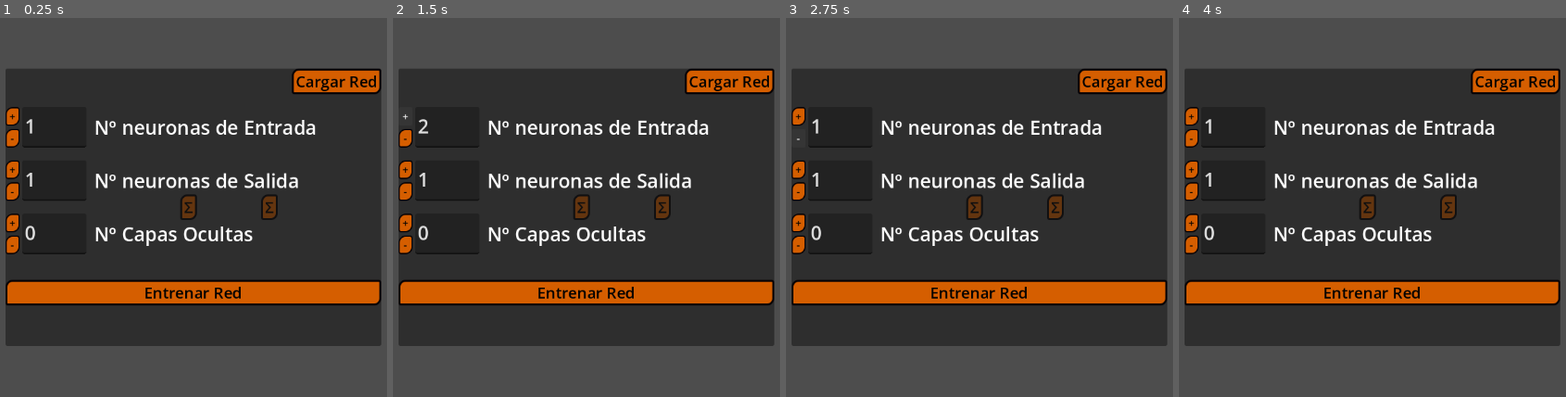
Above: before the commit, frames 1-4 (left to right).
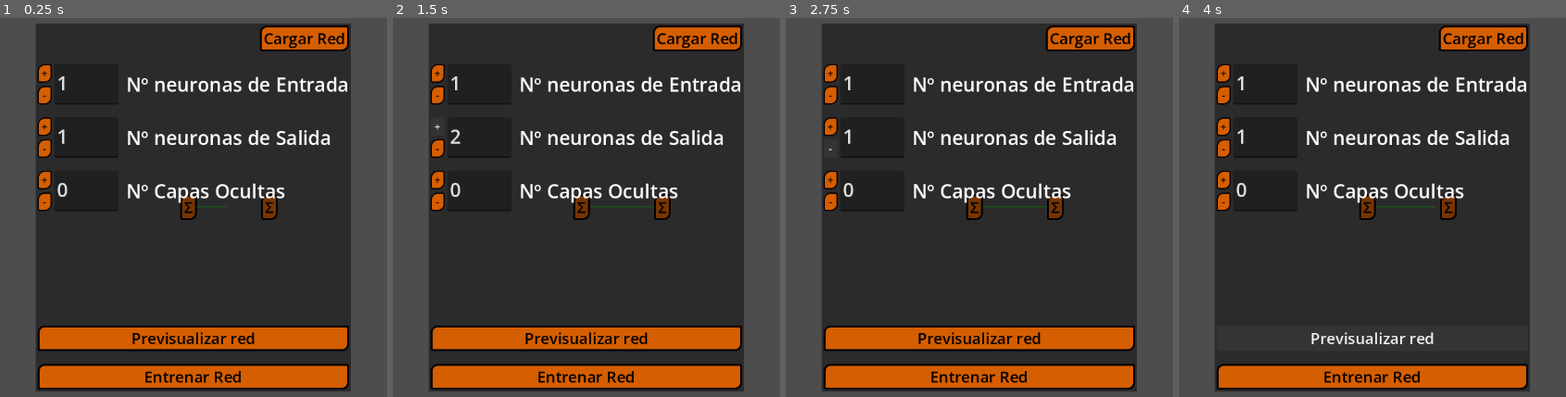
Above: after the commit, the same moments.

Repository: HectorAldao/visualizing_machine_learning
Game: Godot game, scene res://scenes/views/nn_view/nn_view.tscn
Same seed, same stepped clock (60 frames per second), same inputs: the game is played once before the commit and once after it. This scene is started directly instead of the project's main scene.
Inputs (mouse positions are in pixels of both pictures, inside the frame that each line leads up to):
- Up to frame 1 (0.25 s): no input
- Up to frame 2 (1.5 s): click "Cargar Red" at 0.5 s; click "+" at 1.25 s
- Up to frame 3 (2.75 s): click "-" at 2 s
- Up to frame 4 (4 s): click "Entrenar Red" at 2.75 s; click (1372, 336) at 3.5 s, where only the run after the commit has a clickable "Previsualizar red"

The runs differ from the first frame. In frame 1, 47% of the frame differs, in the area x 1-99%, y 1-99%; in frame 2, 47%; in frame 3, 47%; in frame 4, 43%.
Error before the commit: Invalid access to property or key 'update_conections' on a base object of type 'Node (signals_observer.gd)'. (res://scenes/objects/nn/dense_conection_container…

Commit message:
feat: ready nn creation

Diff:
--- a/godot_project/scenes/interface/nn/create_nn_menu/create_nn_menu.gd
+++ b/godot_project/scenes/interface/nn/create_nn_menu/create_nn_menu.gd
@@ -18,7 +18,6 @@
 				for child in c.get_children():
 					c.remove_child(child)
 					child.queue_free()
-				continue
 
 			else:
 				#var plus_button: Button = c.get_child(0).get_child(0)
@@ -36,7 +35,13 @@
 
 func _on_button_pressed(which: String) -> void:
 	print("[LOG] Signal 'create nn menu button' emited by %s" % which)
-	SignalsObserver.create_nn_menu_button.emit(which)
+	match which:
+		"LoadButton":
+			SignalsObserver.load_nn.emit()
+		"ReloadButton":
+			SignalsObserver.reload_nn.emit()
+		"StartButton":
+			SignalsObserver.train_nn.emit()
 
 
 ## When the text is changed, there must change 1 or 2 things.
@@ -57,19 +62,19 @@
 
 			num_of_wanted_layers = _check_wanted(num_of_wanted_layers, textedit, 1)
 
-			Variables.nn[0] = int(num_of_wanted_layers)
+			Variables.nn_tmp[0] = int(num_of_wanted_layers)
 
 		"NeuronsOut":
 
 			num_of_wanted_layers = _check_wanted(num_of_wanted_layers, textedit, 1)
 
-			Variables.nn[-1] = int(num_of_wanted_layers)
+			Variables.nn_tmp[-1] = int(num_of_wanted_layers)
 
 		"Layers":
 
 			num_of_wanted_layers = _check_wanted(num_of_wanted_layers, textedit, 0)
 
-			var old_num_of_hidden_layers: int = Variables.nn.size() - 2  # Minus the in-layer and out-layer
+			var old_num_of_hidden_layers: int = Variables.nn_tmp.size() - 2  # Minus the in-layer and out-layer
 
 			# Because the number can be changed by hand (not peressing the plus and minus)
 			# the amount of times that the change must be called is not predecible
@@ -98,7 +103,7 @@
 					new_neurons_layer.add_child(submenu_neurons_in_layer)
 
 					# Then, the dictionary is uptaded
-					Variables.nn[new_submenu_neuron_id] = 0
+					Variables.nn_tmp[new_submenu_neuron_id] = 0
 
 			# If layers were deleted
 			elif num_of_neurons_changed < 0:
@@ -123,7 +128,7 @@
 					submenu_neurons_in_layer_to_remove.queue_free()
 
 					# And the dictionary is updated
-					Variables.nn.erase(submenu_neuron_id_to_remove)
+					Variables.nn_tmp.erase(submenu_neuron_id_to_remove)
 
 			else:
 				# This print is only to check if the "text_changed" signal is emited
--- a/godot_project/scenes/interface/nn/create_nn_menu/create_nn_menu.tscn
+++ b/godot_project/scenes/interface/nn/create_nn_menu/create_nn_menu.tscn
@@ -5,8 +5,8 @@
 [ext_resource type="PackedScene" uid="uid://e7nvan78e0pf" path="res://scenes/interface/nn/layers_in_neuron_submenu/neurons_in_layer.tscn" id="3_e6v37"]
 
 [node name="CreateNnMenu" type="PanelContainer" unique_id=677229503]
-offset_right = 585.0
-offset_bottom = 432.0
+offset_right = 491.0
+offset_bottom = 573.0
 script = ExtResource("1_hvrol")
 
 [node name="VBoxContainer" type="VBoxContainer" parent="." unique_id=2054348601]
@@ -109,11 +109,16 @@
 text = " Nº Capas Ocultas"
 
 [node name="NewNeuronsLayer" type="HBoxContainer" parent="VBoxContainer" unique_id=793557005]
+custom_minimum_size = Vector2(0, 138)
 layout_mode = 2
 
 [node name="NeuronsInLayer" parent="VBoxContainer/NewNeuronsLayer" unique_id=1166179227 instance=ExtResource("3_e6v37")]
 layout_mode = 2
 
+[node name="ReloadButton" type="Button" parent="VBoxContainer" unique_id=670981445]
+layout_mode = 2
+text = "Previsualizar red"
+
 [node name="StartButton" type="Button" parent="VBoxContainer" unique_id=1133381881]
 layout_mode = 2
 text = "Entrenar Red"
--- a/godot_project/scenes/interface/nn/layers_in_neuron_submenu/neurons_in_layer.gd
+++ b/godot_project/scenes/interface/nn/layers_in_neuron_submenu/neurons_in_layer.gd
@@ -30,33 +30,33 @@
 ## Called when the pluss button is pressed
 func _on_plus_pressed() -> void:
 	# The nn dictionary must have the key (just yo be sure)
-	if Variables.nn.has(neuron_id):
+	if Variables.nn_tmp.has(neuron_id):
 		# And then check if its going to exceed the limits
-		if Variables.nn[neuron_id] < Constants.NN_LIMITS.max_neurons:
+		if Variables.nn_tmp[neuron_id] < Constants.NN_LIMITS.max_neurons:
 			# If not, all its okey
 			textedit.text = str(int(textedit.text) + 1)
 			textedit.text_changed.emit()
 
-			#Variables.nn[neuron_id] += 1
-
 
 func _on_minus_pressed() -> void:
 	# The nn dictionary must have the key (just yo be sure)
-	if Variables.nn.has(neuron_id):
+	if Variables.nn_tmp.has(neuron_id):
 		# And then check if its going to exceed the limits
-		if Variables.nn[neuron_id] > 1:
+		if Variables.nn_tmp[neuron_id] > 1:
 			# If not, all its okey
 			textedit.text = str(int(textedit.text) - 1)
 			textedit.text_changed.emit()
-
-			#Variables.nn[neuron_id] -= 1
 
 
 func _on_text_changed() -> void:
 
 	var num_of_wanted_neurons: int = int(textedit.text)
+	if textedit.text == "":
+		return
 	num_of_wanted_neurons = _check_wanted(num_of_wanted_neurons, textedit, 1)
-	Variables.nn[neuron_id] = num_of_wanted_neurons
+
+	if Variables.nn_tmp.has(neuron_id):
+		Variables.nn_tmp[neuron_id] = num_of_wanted_neurons
 
 
 func _check_wanted(wanted: int, txtedt: TextEdit, minimum: int) -> int:
--- a/godot_project/scenes/interface/nn/layers_in_neuron_submenu/neurons_in_layer.tscn
+++ b/godot_project/scenes/interface/nn/layers_in_neuron_submenu/neurons_in_layer.tscn
@@ -22,14 +22,14 @@
 [node name="HBoxContainer" type="HBoxContainer" parent="." unique_id=943316970]
 layout_mode = 2
 
+[node name="MinusButton" type="Button" parent="HBoxContainer" unique_id=2049031064]
+layout_mode = 2
+size_flags_horizontal = 3
+theme = ExtResource("1_tpiad")
+text = "-"
+
 [node name="PlusButton" type="Button" parent="HBoxContainer" unique_id=1378819464]
 layout_mode = 2
 size_flags_horizontal = 3
 theme = ExtResource("1_tpiad")
 text = "+"
-
-[node name="MinusButton" type="Button" parent="HBoxContainer" unique_id=2049031064]
-layout_mode = 2
-size_flags_horizontal = 3
-theme = ExtResource("1_tpiad")
-text = "-"
--- a/godot_project/scenes/objects/dtree/conection/conection.gd
+++ b/godot_project/scenes/objects/dtree/conection/conection.gd
@@ -1,5 +1,5 @@
-extends Line2D
-class_name Conection
+class_name Conection extends Line2D
+const scene_uid: String = Constants.SCENES.conection
 
 @export var from_node: Control
 @export var to_node: Control
@@ -45,17 +45,17 @@
 	tween.tween_callback(Callable(self, "_update_from_progress"))
 
 
-static func newone(new_from_node: Control, new_to_node: Control, new_text: String = "", new_font: Font = ThemeDB.fallback_font, new_font_size: int = 16, new_font_color: Color = Color.WHITE, new_text_margin: float = 10.0, new_line_width: float = 2.0, new_line_color: Color = Color.BLACK) -> Conection:
-	var new_conection: Conection = preload(Constants.SCENES.conection).instantiate()
+static func newone(new_from_node: Control, new_to_node: Control, new_line_width: float = 2.0, new_line_color: Color = Color.BLACK, new_text: String = "", new_font: Font = ThemeDB.fallback_font, new_font_size: int = 16, new_font_color: Color = Color.WHITE, new_text_margin: float = 10.0) -> Conection:
+	var new_conection: Conection = preload(scene_uid).instantiate()
 	new_conection.from_node = new_from_node
 	new_conection.to_node = new_to_node
+	new_conection.line_width = new_line_width
+	new_conection.line_color = new_line_color
 	new_conection.text = new_text
 	new_conection.font = new_font
 	new_conection.font_size = new_font_size
 	new_conection.font_color = new_font_color
 	new_conection.text_margin = new_text_margin
-	new_conection.line_width = new_line_width
-	new_conection.line_color = new_line_color
 	return new_conection
 
 
--- a/godot_project/scenes/objects/nn/dense_conection_container/dense_conection_container.gd
+++ b/godot_project/scenes/objects/nn/dense_conection_container/dense_conection_container.gd
@@ -9,12 +9,14 @@
 
 func _ready() -> void:
 	SignalsObserver.update_conections.connect(update_conections)
-	_refresh_all_connections()
+	SignalsObserver.update_all_conections.connect(refresh_all_connections)
+	refresh_all_connections()
 
 
 func update_conections(layer_id: int, neuron_id: int) -> void:
 	var _unused_neuron_id := neuron_id
 	var layer_position: int = _get_layer_position_from_id(layer_id)
+	_remove_non_adjacent_connections()
 
 	_refresh_pair_connections(layer_position - 1)
 	_refresh_pair_connections(layer_position)
@@ -42,15 +44,15 @@
 			_add_connection(from_neuron, to_neuron, key)
 
 
-func _refresh_all_connections() -> void:
+func refresh_all_connections() -> void:
+	_remove_non_adjacent_connections()
 	for pair_start_layer in _get_layer_count() - 1:
 		_refresh_pair_connections(pair_start_layer)
 
 
 func _add_connection(from_neuron: Neuron, to_neuron: Neuron, key: String) -> void:
-	var conection: Conection = preload(Constants.SCENES.conection).instantiate()
-	conection.from_node = from_neuron
-	conection.to_node = to_neuron
+
+	var conection: Conection = Conection.newone(from_neuron, to_neuron, 1, Color.GREEN)
 
 	add_child(conection)
 	_connections[key] = conection
@@ -71,6 +73,23 @@
 	for key in _connections:
 		var ids: PackedInt32Array = _get_key_values(key)
 		if ids.size() == 4 and ids[0] == from_layer_id and ids[2] == to_layer_id:
+			keys_to_remove.append(key)
+
+	for key in keys_to_remove:
+		_remove_connection(key)
+
+
+func _remove_non_adjacent_connections() -> void:
+	var keys_to_remove: Array[String] = []
+	for key in _connections:
+		var ids: PackedInt32Array = _get_key_values(key)
+		if ids.size() != 4:
+			keys_to_remove.append(key)
+			continue
+
+		var from_position: int = _get_layer_position_from_id(ids[0])
+		var to_position: int = _get_layer_position_from_id(ids[2])
+		if to_position - from_position != 1:
 			keys_to_remove.append(key)
 
 	for key in keys_to_remove:
--- a/godot_project/scenes/objects/nn/layer/layer.gd
+++ b/godot_project/scenes/objects/nn/layer/layer.gd
@@ -3,6 +3,7 @@
 var _id: int = -2
 
 func _ready() -> void:
+	alignment = BoxContainer.ALIGNMENT_CENTER
 	SignalsObserver.add_neuron.connect(_on_add_neuron)
 	SignalsObserver.remove_neuron.connect(_on_remove_neuron)
 
--- a/godot_project/scenes/objects/nn/layer/layer.tscn
+++ b/godot_project/scenes/objects/nn/layer/layer.tscn
@@ -4,8 +4,9 @@
 [ext_resource type="PackedScene" uid="uid://re6neyyt2frx" path="res://scenes/objects/nn/neuron/neuron.tscn" id="1_sad2w"]
 
 [node name="Layer" type="VBoxContainer" unique_id=622756188]
-offset_right = 40.0
+offset_right = 26.0
 offset_bottom = 40.0
+size_flags_vertical = 3
 script = ExtResource("1_5gmp5")
 
 [node name="Neuron" parent="." unique_id=661788437 instance=ExtResource("1_sad2w")]
--- a/godot_project/scenes/views/nn_view/nn_view.gd
+++ b/godot_project/scenes/views/nn_view/nn_view.gd
@@ -5,8 +5,9 @@
 
 
 func _ready() -> void:
-	SignalsObserver.plus.connect(_on_plus)
-	SignalsObserver.minus.connect(_on_minus)
+	SignalsObserver.load_nn  .connect(_on_load_nn)
+	SignalsObserver.reload_nn.connect(_on_reload_nn)
+	SignalsObserver.train_nn .connect(_on_train_nn)
 	pass
 
 
@@ -26,34 +27,63 @@
 			pass
 
 
-func _on_plus(which_layer: String, layer_id: int = 0) -> void:
-	match which_layer:
-		"NeuronsIn":
-			SignalsObserver.add_neuron.emit(0)
-		"NeuronsOut":
-			SignalsObserver.add_neuron.emit(-1)
-		"Layers":
-			SignalsObserver.add_layer.emit()
-		"NeuronsLayer":
-			SignalsObserver.add_neuron.emit(layer_id)
-		"NeuronsLayer2":
-			SignalsObserver.add_neuron.emit(layer_id)
+func _on_load_nn() -> void:
+	pass
 
 
-func _on_minus(which_layer: String, layer_id: int = 0) -> void:
-	match which_layer:
-		"NeuronsIn":
-			SignalsObserver.remove_neuron.emit(0)
-		"NeuronsOut":
-			SignalsObserver.remove_neuron.emit(-1)
-		"Layers":
+func _on_reload_nn() -> void:
+
+	print("[LOG] '_on_reload_nn' called in %s " % get_script().resource_path.get_file())
+
+	# Get the wanted nn and the actual nn
+	var nn_tmp_dict: Dictionary[int, int] = Variables.nn_tmp
+	var nn_dict: Dictionary[int, int] = Variables.nn
+
+	print(nn_tmp_dict)
+	print(nn_dict)
+
+	# Calculate de diference in size to know if add or remove layers
+	var diference_in_layers: int = nn_tmp_dict.size() - nn_dict.size()
+
+	# If there are new layers, add them, elif remove them, else nothing
+	if diference_in_layers > 0:
+		for _i in range(diference_in_layers):
+			SignalsObserver.add_layer.emit()
+	elif diference_in_layers < 0:
+		for _i in range(-diference_in_layers):
 			SignalsObserver.remove_layer.emit()
-		"NeuronsLayer":
-			SignalsObserver.remove_neuron.emit(layer_id)
-		"NeuronsLayer2":
-			SignalsObserver.remove_neuron.emit(layer_id)
+
+	# And now that the NeuralNetwork node has the same amount of layers as the nn_tmp
+	# For eah layer in the wanted nn: update its neurons
+	for layer in nn_tmp_dict:
+
+		# If this layer allready existed
+		if nn_dict.has(layer):
+
+			var diference_in_neurons: int = nn_tmp_dict[layer] - nn_dict[layer]
+
+			# If there are new layers, add them, elif remove them, else nothing
+			if diference_in_neurons > 0:
+				for _i in range(diference_in_neurons):
+					SignalsObserver.add_neuron.emit(layer)
+			elif diference_in_neurons < 0:
+				for _i in range(-diference_in_neurons):
+					SignalsObserver.remove_neuron.emit(layer)
+
+		# If this layer did not existed
+		else:
+
+			# Just take the amount of new neurons
+			for _i in range(nn_tmp_dict[layer]):
+				SignalsObserver.add_neuron.emit(layer)
 
 
-func _on_layer_updated(layer: int, neuron: int) -> void:
-	SignalsObserver.update_conections.emit(layer, neuron)
+	# And last, send the signal to update connections
+	SignalsObserver.update_all_conections.emit()
+
+	# and save the new nn
+	Variables.nn = nn_tmp_dict.duplicate()
+
+
+func _on_train_nn() -> void:
 	pass
--- a/godot_project/scenes/views/nn_view/nn_view.tscn
+++ b/godot_project/scenes/views/nn_view/nn_view.tscn
@@ -29,9 +29,9 @@
 anchor_top = 0.5
 anchor_right = 0.5
 anchor_bottom = 0.5
-offset_left = -292.5
-offset_top = -216.0
-offset_right = 292.5
-offset_bottom = 216.0
+offset_left = -245.5
+offset_top = -286.5
+offset_right = 245.5
+offset_bottom = 286.5
 grow_horizontal = 2
 grow_vertical = 2
--- a/godot_project/scripts/signals_observer.gd
+++ b/godot_project/scripts/signals_observer.gd
@@ -4,6 +4,8 @@
 # Signals
 
 @warning_ignore_start("unused_signal")
+
+
 
 signal dataset_selected(data:Array[Dictionary], attrs: Array[String])
 
@@ -15,9 +17,23 @@
 
 
 # scenes/interface/nn/create_nn_menu/create_nn_menu.gd
+signal load_nn
+signal reload_nn
+signal train_nn
 signal update_nn_layer(layer_id)
+
+# nn
+signal add_layer
+signal remove_layer
+
+# layer
+signal add_neuron(layer_id)
+signal remove_neuron(layer_id)
+
+# dense
+signal update_conections(layer_id, num_of_neurons)
+signal update_all_conections
+
 
 
 @warning_ignore_restore("unused_signal")
-
-# Variables
--- a/godot_project/scripts/variables.gd
+++ b/godot_project/scripts/variables.gd
@@ -1,3 +1,4 @@
 extends Node
 
 var nn: Dictionary[int, int] = {0: 1, -1: 1}
+var nn_tmp: Dictionary[int, int] = {0: 1, -1: 1}
--- a/godot_project/themes/main_theme/main_theme.tres
+++ b/godot_project/themes/main_theme/main_theme.tres
@@ -16,6 +16,14 @@
 corner_radius_bottom_right = 10
 corner_radius_bottom_left = 3
 
+[sub_resource type="StyleBoxFlat" id="StyleBoxFlat_es76u"]
+bg_color = Color(0, 0, 0, 0.4392157)
+border_width_left = 3
+border_width_top = 3
+border_width_right = 3
+border_width_bottom = 3
+border_color = Color(0, 0, 0, 0.4392157)
+
 [sub_resource type="StyleBoxFlat" id="StyleBoxFlat_rjgu6"]
 bg_color = Color(0.3372549, 0.7058824, 0.9137255, 1)
 
@@ -27,6 +35,7 @@
 Button/constants/h_separation = 4
 Button/font_sizes/font_size = 24
 Button/styles/normal = SubResource("StyleBoxFlat_vu6l5")
+PanelContainer/styles/panel = SubResource("StyleBoxFlat_es76u")
 PopupMenu/colors/font_color = Color(0.019607844, 0.003921569, 0.019607844, 1)
 PopupMenu/colors/font_disabled_color = Color(0.23753911, 0.23753914, 0.23753911, 1)
 PopupMenu/colors/font_hover_color = Color(0.019607844, 0.003921569, 0.019607844, 1)
Not shown, changed: godot_project/session_nn.vim
